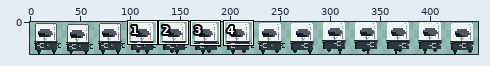
Two states of a pixel-art file, robot.ase. Above, an overview of the earlier version with the close-up marked.
Close-up. As it was:
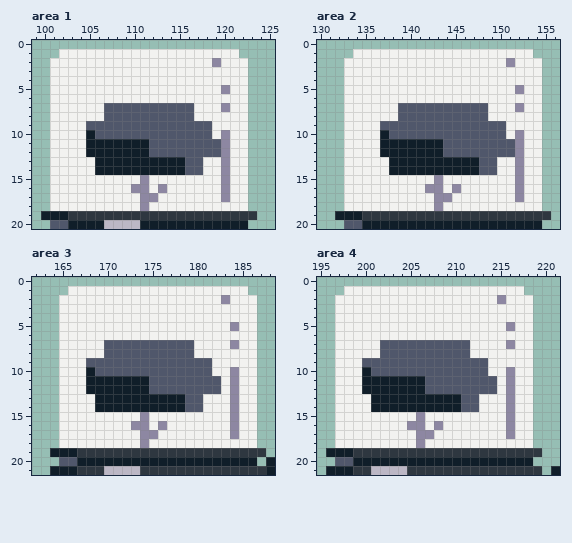
448x32 pixels, 1 frame. Shown: area 1: x 99..125, y 0..20; area 2: x 130..156, y 0..20; area 3: x 162..188, y 0..21; area 4: x 195..221, y 0..21. The commit also changed other parts of the picture, which this record leaves out.
And afterwards:
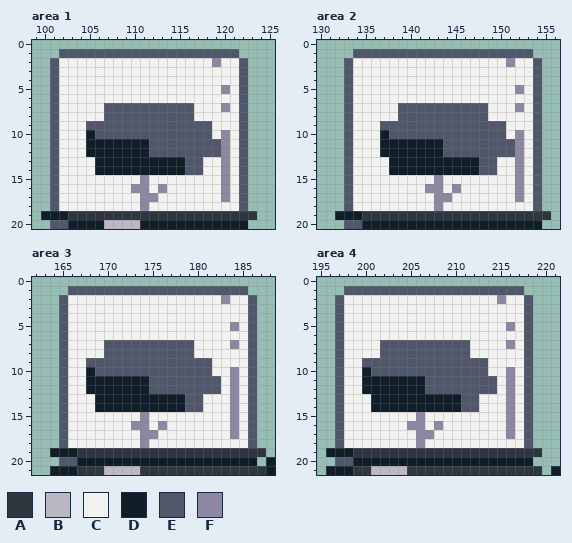
Palette (. is transparent): A #2e3740  B #bcb7c5  C #f2f2f0  D #101e29  E #50576b  F #8d87a2
The edit:
--- area 1
@@ x 99..125 @@
  0 ...........................
- 1 ...CCCCCCCCCCCCCCCCCCCC....
- 2 ..CCCCCCCCCCCCCCCCCCFCCC...
- 3 ..CCCCCCCCCCCCCCCCCCCCCC...
- 4 ..CCCCCCCCCCCCCCCCCCCCCC...
- 5 ..CCCCCCCCCCCCCCCCCCCFCC...
- 6 ..CCCCCCCCCCCCCCCCCCCCCC...
- 7 ..CCCCCCEEEEEEEEEECCCFCC...
- 8 ..CCCCCCEEEEEEEEEECCCCCC...
- 9 ..CCCCEEEEEEEEEEEEEECCCC...
-10 ..CCCCDEEEEEEEEEEEEECFCC...
-11 ..CCCCDDDDDDDEEEEEEEEFCC...
-12 ..CCCCDDDDDDDEEEEEEEEFCC...
-13 ..CCCCCDDDDDDDDDDEECCFCC...
-14 ..CCCCCDDDDDDDDDDEECCFCC...
-15 ..CCCCCCCCCCFCCCCCCCCFCC...
-16 ..CCCCCCCCCFFCFCCCCCCFCC...
-17 ..CCCCCCCCCCFFCCCCCCCFCC...
-18 ..CCCCCCCCCCFCCCCCCCCCCC...
+ 1 ...EEEEEEEEEEEEEEEEEEEE....
+ 2 ..ECCCCCCCCCCCCCCCCCFCCE...
+ 3 ..ECCCCCCCCCCCCCCCCCCCCE...
+ 4 ..ECCCCCCCCCCCCCCCCCCCCE...
+ 5 ..ECCCCCCCCCCCCCCCCCCFCE...
+ 6 ..ECCCCCCCCCCCCCCCCCCCCE...
+ 7 ..ECCCCCEEEEEEEEEECCCFCE...
+ 8 ..ECCCCCEEEEEEEEEECCCCCE...
+ 9 ..ECCCEEEEEEEEEEEEEECCCE...
+10 ..ECCCDEEEEEEEEEEEEECFCE...
+11 ..ECCCDDDDDDDEEEEEEEEFCE...
+12 ..ECCCDDDDDDDEEEEEEEEFCE...
+13 ..ECCCCDDDDDDDDDDEECCFCE...
+14 ..ECCCCDDDDDDDDDDEECCFCE...
+15 ..ECCCCCCCCCFCCCCCCCCFCE...
+16 ..ECCCCCCCCFFCFCCCCCCFCE...
+17 ..ECCCCCCCCCFFCCCCCCCFCE...
+18 ..ECCCCCCCCCFCCCCCCCCCCE...
 19 .DDDAAAAAAAAAAAAAAAAAAAAA..
--- area 2
@@ x 130..156 @@
  0 ...........................
- 1 ....CCCCCCCCCCCCCCCCCCCC...
- 2 ...CCCCCCCCCCCCCCCCCCFCCC..
- 3 ...CCCCCCCCCCCCCCCCCCCCCC..
- 4 ...CCCCCCCCCCCCCCCCCCCCCC..
- 5 ...CCCCCCCCCCCCCCCCCCCFCC..
- 6 ...CCCCCCCCCCCCCCCCCCCCCC..
- 7 ...CCCCCCEEEEEEEEEECCCFCC..
- 8 ...CCCCCCEEEEEEEEEECCCCCC..
- 9 ...CCCCEEEEEEEEEEEEEECCCC..
-10 ...CCCCDEEEEEEEEEEEEECFCC..
-11 ...CCCCDDDDDDDEEEEEEEEFCC..
-12 ...CCCCDDDDDDDEEEEEEEEFCC..
-13 ...CCCCCDDDDDDDDDDEECCFCC..
-14 ...CCCCCDDDDDDDDDDEECCFCC..
-15 ...CCCCCCCCCCFCCCCCCCCFCC..
-16 ...CCCCCCCCCFFCFCCCCCCFCC..
-17 ...CCCCCCCCCCFFCCCCCCCFCC..
-18 ...CCCCCCCCCCFCCCCCCCCCCC..
+ 1 ....EEEEEEEEEEEEEEEEEEEE...
+ 2 ...ECCCCCCCCCCCCCCCCCFCCE..
+ 3 ...ECCCCCCCCCCCCCCCCCCCCE..
+ 4 ...ECCCCCCCCCCCCCCCCCCCCE..
+ 5 ...ECCCCCCCCCCCCCCCCCCFCE..
+ 6 ...ECCCCCCCCCCCCCCCCCCCCE..
+ 7 ...ECCCCCEEEEEEEEEECCCFCE..
+ 8 ...ECCCCCEEEEEEEEEECCCCCE..
+ 9 ...ECCCEEEEEEEEEEEEEECCCE..
+10 ...ECCCDEEEEEEEEEEEEECFCE..
+11 ...ECCCDDDDDDDEEEEEEEEFCE..
+12 ...ECCCDDDDDDDEEEEEEEEFCE..
+13 ...ECCCCDDDDDDDDDDEECCFCE..
+14 ...ECCCCDDDDDDDDDDEECCFCE..
+15 ...ECCCCCCCCCFCCCCCCCCFCE..
+16 ...ECCCCCCCCFFCFCCCCCCFCE..
+17 ...ECCCCCCCCCFFCCCCCCCFCE..
+18 ...ECCCCCCCCCFCCCCCCCCCCE..
 19 ..DDDAAAAAAAAAAAAAAAAAAAAA.
--- area 3
@@ x 162..188 @@
  0 ...........................
- 1 ....CCCCCCCCCCCCCCCCCCCC...
- 2 ...CCCCCCCCCCCCCCCCCCFCCC..
- 3 ...CCCCCCCCCCCCCCCCCCCCCC..
- 4 ...CCCCCCCCCCCCCCCCCCCCCC..
- 5 ...CCCCCCCCCCCCCCCCCCCFCC..
- 6 ...CCCCCCCCCCCCCCCCCCCCCC..
- 7 ...CCCCCEEEEEEEEEECCCCFCC..
- 8 ...CCCCCEEEEEEEEEECCCCCCC..
- 9 ...CCCEEEEEEEEEEEEEECCCCC..
-10 ...CCCDEEEEEEEEEEEEECCFCC..
-11 ...CCCDDDDDDDEEEEEEEECFCC..
-12 ...CCCDDDDDDDEEEEEEEECFCC..
-13 ...CCCCDDDDDDDDDDEECCCFCC..
-14 ...CCCCDDDDDDDDDDEECCCFCC..
-15 ...CCCCCCCCCFCCCCCCCCCFCC..
-16 ...CCCCCCCCFFCFCCCCCCCFCC..
-17 ...CCCCCCCCCFFCCCCCCCCFCC..
-18 ...CCCCCCCCCFCCCCCCCCCCCC..
+ 1 ....EEEEEEEEEEEEEEEEEEEE...
+ 2 ...ECCCCCCCCCCCCCCCCCFCCE..
+ 3 ...ECCCCCCCCCCCCCCCCCCCCE..
+ 4 ...ECCCCCCCCCCCCCCCCCCCCE..
+ 5 ...ECCCCCCCCCCCCCCCCCCFCE..
+ 6 ...ECCCCCCCCCCCCCCCCCCCCE..
+ 7 ...ECCCCEEEEEEEEEECCCCFCE..
+ 8 ...ECCCCEEEEEEEEEECCCCCCE..
+ 9 ...ECCEEEEEEEEEEEEEECCCCE..
+10 ...ECCDEEEEEEEEEEEEECCFCE..
+11 ...ECCDDDDDDDEEEEEEEECFCE..
+12 ...ECCDDDDDDDEEEEEEEECFCE..
+13 ...ECCCDDDDDDDDDDEECCCFCE..
+14 ...ECCCDDDDDDDDDDEECCCFCE..
+15 ...ECCCCCCCCFCCCCCCCCCFCE..
+16 ...ECCCCCCCFFCFCCCCCCCFCE..
+17 ...ECCCCCCCCFFCCCCCCCCFCE..
+18 ...ECCCCCCCCFCCCCCCCCCCCE..
 19 ..DDDAAAAAAAAAAAAAAAAAAAAA.
--- area 4
@@ x 195..221 @@
  0 ...........................
- 1 ...CCCCCCCCCCCCCCCCCCCC....
- 2 ..CCCCCCCCCCCCCCCCCCFCCC...
- 3 ..CCCCCCCCCCCCCCCCCCCCCC...
- 4 ..CCCCCCCCCCCCCCCCCCCCCC...
- 5 ..CCCCCCCCCCCCCCCCCCCFCC...
- 6 ..CCCCCCCCCCCCCCCCCCCCCC...
- 7 ..CCCCCEEEEEEEEEECCCCFCC...
- 8 ..CCCCCEEEEEEEEEECCCCCCC...
- 9 ..CCCEEEEEEEEEEEEEECCCCC...
-10 ..CCCDEEEEEEEEEEEEECCFCC...
-11 ..CCCDDDDDDDEEEEEEEECFCC...
-12 ..CCCDDDDDDDEEEEEEEECFCC...
-13 ..CCCCDDDDDDDDDDEECCCFCC...
-14 ..CCCCDDDDDDDDDDEECCCFCC...
-15 ..CCCCCCCCCFCCCCCCCCCFCC...
-16 ..CCCCCCCCFFCFCCCCCCCFCC...
-17 ..CCCCCCCCCFFCCCCCCCCFCC...
-18 ..CCCCCCCCCFCCCCCCCCCCCC...
+ 1 ...EEEEEEEEEEEEEEEEEEEE....
+ 2 ..ECCCCCCCCCCCCCCCCCFCCE...
+ 3 ..ECCCCCCCCCCCCCCCCCCCCE...
+ 4 ..ECCCCCCCCCCCCCCCCCCCCE...
+ 5 ..ECCCCCCCCCCCCCCCCCCFCE...
+ 6 ..ECCCCCCCCCCCCCCCCCCCCE...
+ 7 ..ECCCCEEEEEEEEEECCCCFCE...
+ 8 ..ECCCCEEEEEEEEEECCCCCCE...
+ 9 ..ECCEEEEEEEEEEEEEECCCCE...
+10 ..ECCDEEEEEEEEEEEEECCFCE...
+11 ..ECCDDDDDDDEEEEEEEECFCE...
+12 ..ECCDDDDDDDEEEEEEEECFCE...
+13 ..ECCCDDDDDDDDDDEECCCFCE...
+14 ..ECCCDDDDDDDDDDEECCCFCE...
+15 ..ECCCCCCCCFCCCCCCCCCFCE...
+16 ..ECCCCCCCFFCFCCCCCCCFCE...
+17 ..ECCCCCCCCFFCCCCCCCCFCE...
+18 ..ECCCCCCCCFCCCCCCCCCCCE...
 19 .DDDAAAAAAAAAAAAAAAAAAAAA..
